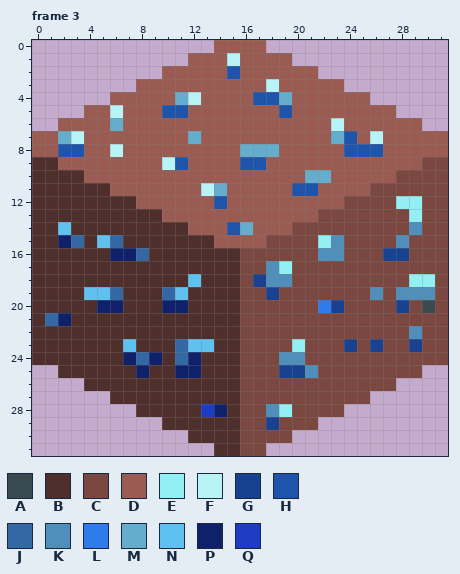
Two versions of one pixel-art file, assets/resources.aseprite. Above, as it was before the edit.
32x32 pixels, 6 frames. Colours within 5 levels of each other are drawn and written as one. Shown: frame 3. The commit also changed other frames, which this record leaves out.
Palette (. is transparent): A #394a50  B #4f2f2c  C #7a4841  D #9a5b52  E #92eff3  F #b8f3f6  G #18428f  H #1f54ab  J #3368a4  K #4f8fba  L #2d7bec  M #64adcc  N #5ec1ef  P #10216b  Q #1d3cc3
After the commit:
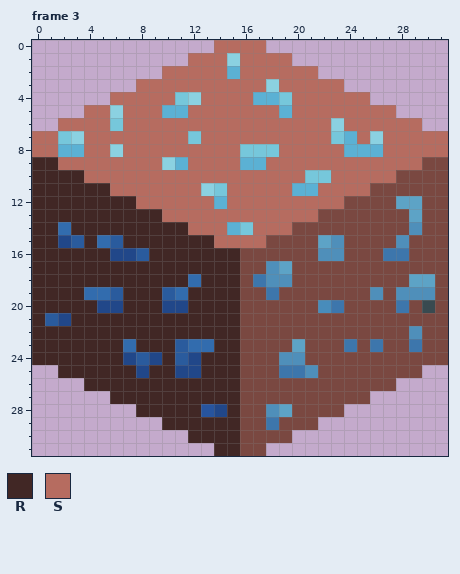
Colours new in this view: R #412725  S #b66c60
Commit: BUGFIX: Counting resources when stagesd.
Changes in this commit:
layer "Shadow" opacity 38% -> 50%
layer "lowlight" opacity 75% -> 24%
layer "Light" opacity 31% -> 58%
layer "highlight" opacity 100% -> 21%
colour E: #92eff3 -> #5da3c6
colour F: #b8f3f6 -> #8bd1e1
colour G: #18428f -> #3d76ac
colour H: #1f54ab -> #5bb1d4
colour J: #3368a4 -> #2a5b9d
colour L: #2d7bec -> #488cbb
colour M: #64adcc -> #76c7db
colour N: #5ec1ef -> #326cae
colour P: #10216b -> #214789
colour Q: #1d3cc3 -> #27549e
Changed rows in their new state; - is a pixel that keeps its letter.
Frame 3:
first column x 0:
 0 --------------SSSS--------------
 1 ------------SSS-SSSS------------
 2 ----------SSSSS-SSSSSS----------
 3 --------SSSSSSSSSS-SSSSS--------
 4 ------SSSSS--SSSS---SSSSSS------
 5 ----SS-SSS--SSSSSSS-SSSSSSSS----
 6 --SSSS-SSSSSSSSSSSSSSSS-SSSSSS--
 7 SS--SSSSSSSS-SSSSSSSSSS--S-SSSSS
 8 SS--SS-SSSSSSSSS---SSSSS---SSSSS
 9 RRSSSSSSSS--SSSS--SSSSSSSSSSSS--
10 RRRRSSSSSSSSSSSSSSSSS--SSSSS----
11 RRRRRRSSSSSSS--SSSSS--SSSS------
12 RRRRRRRRSSSSSS-SSSSSSSSS--------
13 RRRRRRRRRRSSSSSSSSSSSS----------
14 RR-RRRRRRRRRSSS--SSS------------
15 RR--R--RRRRRRRSSSS--------------
16 RRRRRR---RRRRRRR----------------
17 RRRRRRRRRRRRRRRR----------------
18 RRRRRRRRRRRR-RRR----------------
19 RRRR---RRR--RRRR----------------
20 RRRRR--RRR--RRRR----------------
21 R--RRRRRRRRRRRRR----------------
22 RRRRRRRRRRRRRRRR----------------
23 RRRRRRR-RRR---RR----------------
24 RRRRRRR---R--RRR----------------
25 --RRRRRR-RR--RRR----------------
26 ----RRRRRRRRRRRR----------------
27 ------RRRRRRRRRR----------------
28 --------RRRRR--R----------------
29 ----------RRRRRR----------------
30 ------------RRRR----------------
31 --------------RR----------------
Where, in picture pixels (left, top, right, bottom), the same in both pictures:
changed: (32, 40, 448, 456)
